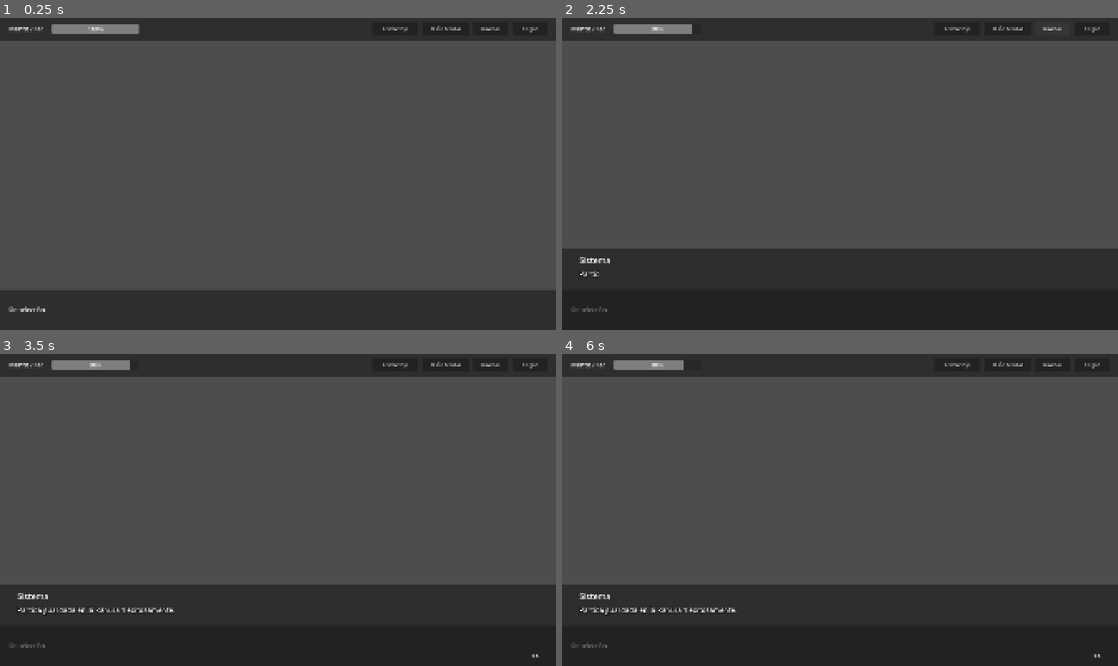
Above: before the commit, frames 1-4 (two rows, left to right).
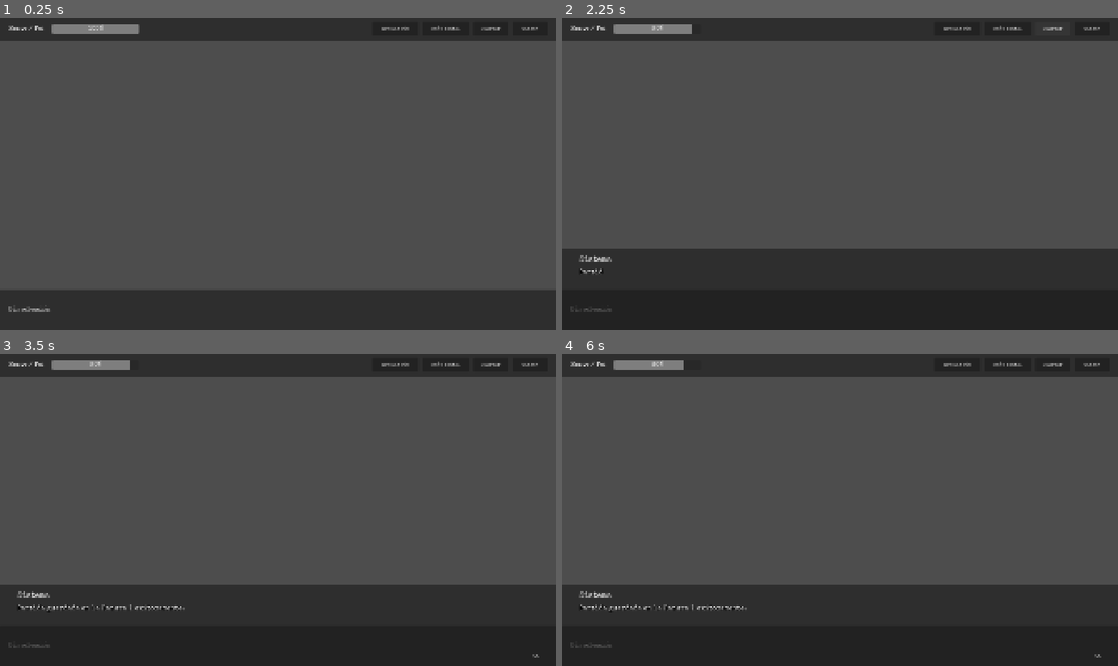
Above: after the commit, the same moments.

Repository: gabsvm/HorrorPlay
Game: Godot game, scene res://src/common/ui/ui_hud.tscn
Two runs of this game, one before a commit and one after it. Both use one fixed random seed, a clock stepped at 60 frames per second and the inputs below. This scene is started directly instead of the project's main scene.
Inputs:
- Up to frame 1 (0.25 s): no input
- Up to frame 2 (2.25 s): click "Revelar Ojo" at 0.5 s; click "Daño Mental" at 1.25 s; click "Guardar" at 2 s
- Up to frame 3 (3.5 s): click "Cargar" at 2.75 s
- Up to frame 4 (6 s): click "Revelar Ojo" at 3.5 s; click "Daño Mental" at 4.25 s; click "Guardar" at 5 s; click "Cargar" at 5.75 s

The runs differ from the first frame. In frame 1, 0.3% of the frame differs, in the area x 1-97%, y 2-95%; in frame 2, 0.4%; in frame 3, 0.8%, in the area x 1-97%, y 2-98%; in frame 4, 0.8%.

Commit message:
feat: implementar escala aspect=keep, soporte 32-bit y tipografía vintage gótica
- Cambiar modo de escalado a aspect=keep en project.godot para proteger el encuadre artístico en pantallas móviles anchas
- Habilitar arquitectura de 32 bits (armeabi-v7a=true) en android_export_presets.cfg para máxima compatibilidad
- Descargar e integrar tipografía gótica/retro de máquina de escribir (SpecialElite-Regular.ttf)
- Implementar asignación tipográfica dinámica y recursiva en Dialogue Balloon y UI HUD

Diff:
--- a/android_export_presets.cfg
+++ b/android_export_presets.cfg
@@ -19,7 +19,7 @@
 custom_template/debug=""
 custom_template/release=""
 architectures/arm64=true
-architectures/armeabi-v7a=false
+architectures/armeabi-v7a=true
 gradle_build/export_build=true
 gradle_build/use_custom_gradle=false
 keystore/debug=""
--- a/project.godot
+++ b/project.godot
@@ -37,7 +37,7 @@
 window/size/window_width_override=1280
 window/size/window_height_override=720
 window/stretch/mode="canvas_items"
-window/stretch/aspect="expand"
+window/stretch/aspect="keep"
 
 [layer_names]
 
--- a/src/common/ui/dialogue_balloon.gd
+++ b/src/common/ui/dialogue_balloon.gd
@@ -28,6 +28,14 @@
 	choices_container.visible = false
 	# Ensure the balloon covers the full viewport or sits at the bottom nicely
 	set_anchors_and_offsets_preset(Control.PRESET_FULL_RECT)
+
+	# Apply vintage typewriter font to dialogue elements
+	var custom_font = load("res://assets/fonts/SpecialElite-Regular.ttf")
+	if custom_font:
+		speaker_label.add_theme_font_override("font", custom_font)
+		text_label.add_theme_font_override("normal_font", custom_font)
+		next_indicator.add_theme_font_override("font", custom_font)
+
 	_setup_synth()
 
 func _setup_synth() -> void:
--- a/src/common/ui/ui_hud.gd
+++ b/src/common/ui/ui_hud.gd
@@ -7,9 +7,15 @@
 @onready var active_item_label: Label = $InventoryPanel/ActiveItemLabel
 
 var cached_sfx: Dictionary = {}
+var custom_font: Font = null
 
 func _ready() -> void:
 	_init_sfx_cache()
+
+	# Apply vintage typewriter font recursively to HUD elements
+	custom_font = load("res://assets/fonts/SpecialElite-Regular.ttf")
+	if custom_font:
+		_apply_theme_font_recursive(self, custom_font)
 
 	# Connect to Global Autoload signals
 	Inventory.item_added.connect(_on_inventory_changed)
@@ -38,6 +44,12 @@
 		$InventoryPanel.offset_bottom = -max(0, window_size.y - safe_area.end.y)
 		$InventoryPanel.offset_left = max(0, safe_area.position.x)
 		$InventoryPanel.offset_right = -max(0, window_size.x - safe_area.end.x)
+
+func _apply_theme_font_recursive(node: Node, font: Font) -> void:
+	if node is Control:
+		node.add_theme_font_override("font", font)
+	for child in node.get_children():
+		_apply_theme_font_recursive(child, font)
 
 func show_hover_text(text: String) -> void:
 	if Inventory.active_item:
@@ -103,6 +115,10 @@
 			slot_btn.texture_normal = item.icon
 
 		slot_btn.pressed.connect(func(): _on_slot_pressed(item))
+
+		if custom_font:
+			_apply_theme_font_recursive(slot_btn, custom_font)
+
 		slots_container.add_child(slot_btn)
 
 		# Juicy Ease Back popping animation
Binary file added: assets/fonts/SpecialElite-Regular.ttf
